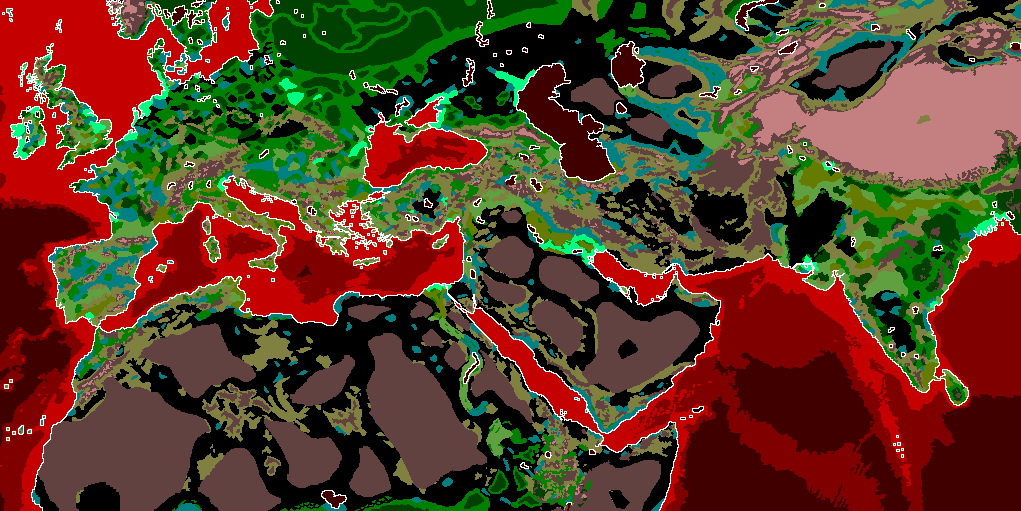
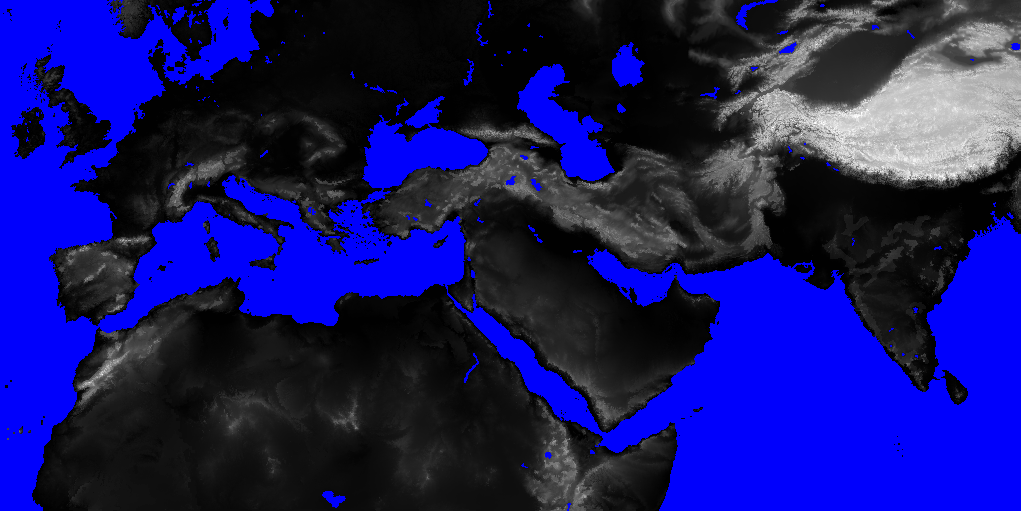
The second 1021x511 image is a revision of the first. Changes to its layers:
showed "map_heights" over [0, 0, 1021, 511]
